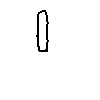
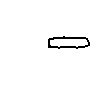
Two versions of the same layered image (w=100, h=100). Layer-by-layer changes:
painted on "legs copy" over [36, 10, 90, 52]
